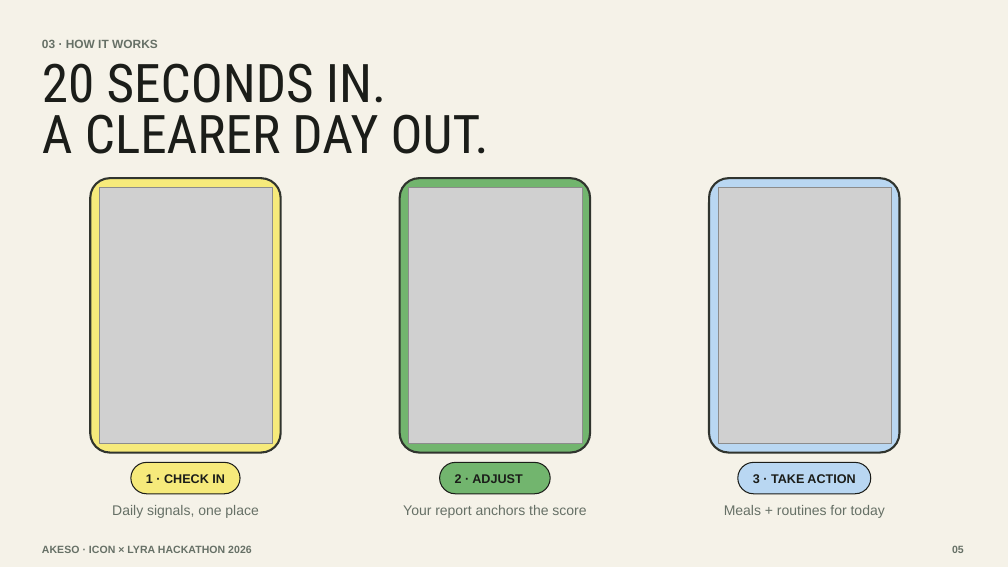
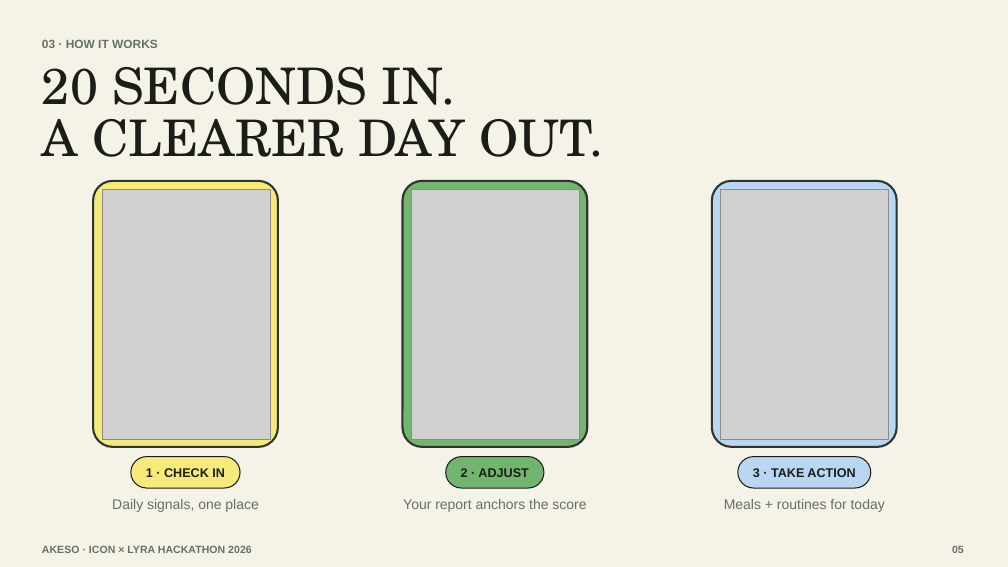
Before and after one commit to EdwinjJ1/akeso, a slide deck: slide 6 of pitch/Akeso-ICON-Lyra-Pitch-Revised.pptx. Drawn at 1008x567 pixels with LibreOffice and Linux fonts; fonts in the diff are those of the drawing; grey boxes stand for pictures. Boxes give left, top, right and bottom in pixels: in the first picture for what was removed or moved away, otherwise in the second. Text is boxed around its words. In the diff, an @@ line names an element or a change of style, - is before the commit and + after.

```diff
--- a/pitch/Akeso-ICON-Lyra-Pitch-Revised.pptx
+++ b/pitch/Akeso-ICON-Lyra-Pitch-Revised.pptx
@@ text "20 SECONDS IN." at (42,67,603,157): size 38 to 36 pt, font Roboto Condensed to TeX Gyre Schola; line spacing 36.5pt to 37.4pt @@
@@ rounded rectangle: place and size @@
-rounded rectangle at (91,178,281,453)
+rounded rectangle at (93,180,277,447)
@@ picture: place and size @@
-picture at (100,187,273,444)
+picture at (102,190,270,438)
@@ proportions changed in 3 elements at (712,180,896,447), (93,180,277,447), (402,180,587,447) @@
@@ rounded rectangle: place and size @@
-rounded rectangle at (400,178,591,453)
+rounded rectangle at (402,180,587,447)
@@ picture: place and size @@
-picture at (409,187,583,444)
+picture at (411,190,580,438)
@@ rounded rectangle: place and size @@
-rounded rectangle at (709,178,899,453)
+rounded rectangle at (712,180,896,447)
@@ picture: place and size @@
-picture at (718,187,891,444)
+picture at (721,190,889,438)
@@ rounded rectangle: place and size @@
-rounded rectangle at (439,463,550,494)
+rounded rectangle at (446,457,543,488)
@@ text "2 · ADJUST": place and size @@
-text "2 · ADJUST" at (455,474,522,483)
+text "2 · ADJUST" at (461,468,528,477)
@@ 4 texts, 2 rounded rectangles: place and size @@
-4 texts, 2 rounded rectangles at (112,463,885,518)
+4 texts, 2 rounded rectangles at (112,457,885,512)
@@ text "Your report anchors the score": place and size @@
-text "Your report anchors the score" at (403,505,586,518)
+text "Your report anchors the score" at (403,499,586,512)
```
Also in this commit, not shown: 9 other slides changed, 1 slide added, 2 other files.
